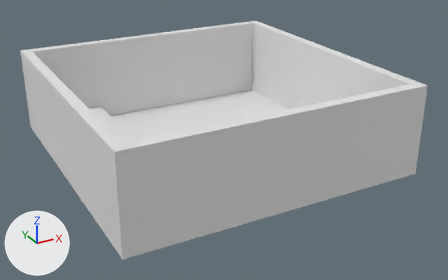
Renders of the Blender file 03-Scenes/sl-raum2.blend from each side of a commit.
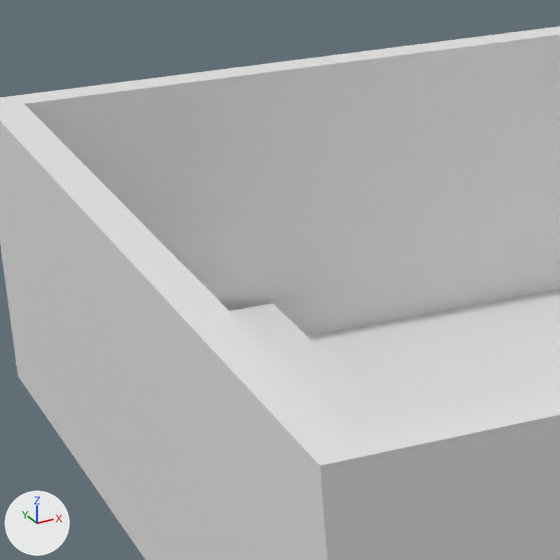
There are two pictures of each version: one whole from a camera (50 mm lens) standing at (-36.5, -71.2, 36.3) and looking at (1.2, -2.6, 2.1), one close up on the part from 6% to 40% of the width and 8% to 64% of the height. The lights are fixed; the arrows at lower left show +X, +Y and +Z.
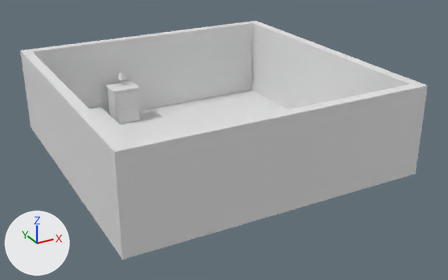
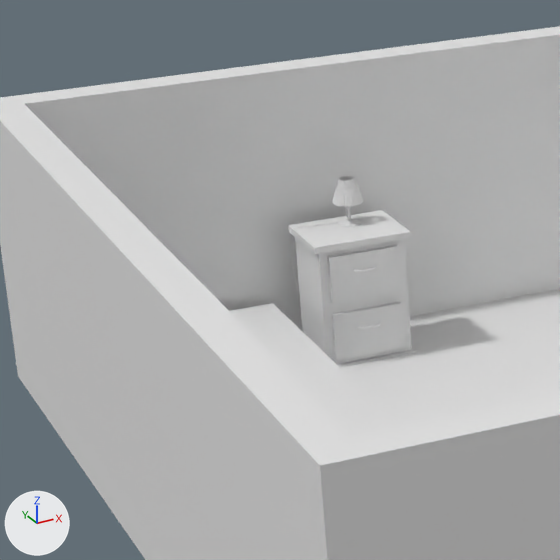
Changed parts and their boxes [x1, y1, x2, y2] in the close-ups (560 x 560 px):
'schraenkchen.001', added: after [288, 210, 418, 367]
'lampe.001', now drawn: after [289, 176, 363, 292]

Patch to the scene script:
```diff
--- a/03-Scenes/sl-raum2.blend.py
+++ b/03-Scenes/sl-raum2.blend.py
@@ me_cube_004 @@
+me_cube_004.from_pydata(...)  # 213 vertices, 187 faces; spans x -1.0..1.0, y -1.18..1.0, z -1.0..1.0
@@ me_circle @@
+me_circle.from_pydata(...)  # 320 vertices, 192 faces; spans x -0.83..0.83, y -0.83..0.83, z 0.0..2.54
@@ cu_beziercurve @@
+cu_beziercurve = bpy.data.curves.new('BezierCurve', 'CURVE')
+cu_beziercurve.dimensions = '3D'
+_sp = cu_beziercurve.splines.new('BEZIER'); _sp.bezier_points.add(2)
+_sp.bezier_points.foreach_set('co', [-0.462, -0.433, -1.551, -0.441, 0.0, -0.391, 1.0, 0.0762, -0.024])
+_sp.bezier_points.foreach_set('handle_left', [-0.482, -0.607, -2.136, -0.461, -0.173, -0.976, -0.3, 0.0613, -0.0281])
+_sp.bezier_points.foreach_set('handle_right', [-0.441, -0.259, -0.962, -0.42, 0.174, 0.198, 2.0, 0.0877, -0.0209])
+for _p, _l, _r in zip(_sp.bezier_points, ['ALIGNED', 'ALIGNED', 'ALIGNED'], ['ALIGNED', 'ALIGNED', 'ALIGNED']): _p.handle_left_type = _l; _p.handle_right_type = _r
+_sp.order_u = 0
+_sp.order_v = 0
+_sp.resolution_u = 30
+cu_beziercurve.use_path = True
+cu_beziercurve.use_path_clamp = True
+cu_beziercurve.bevel_resolution = 0
+cu_beziercurve.bevel_depth = 0.007
+cu_beziercurve.resolution_u = 30
+cu_beziercurve.fill_mode = 'FULL'
@@ col_schraenkchen @@
 col_schraenkchen = bpy.data.collections.new('schraenkchen')
+col_schraenkchen.objects.link(ob_cube_001)
@@ col_lampe @@
 col_lampe = bpy.data.collections.new('lampe')
+col_lampe.objects.link(ob_beziercurve)
+col_lampe.objects.link(ob_circle)
@@ ob_cube_001 @@
+ob_cube_001 = bpy.data.objects.new('Cube.001', me_cube_004)
+ob_cube_001.location = (-7.77, 17.44, 1.714)
+ob_cube_001.scale = (1.28, 1.0, -1.7)
@@ ob_beziercurve @@
+ob_beziercurve = bpy.data.objects.new('BezierCurve', cu_beziercurve)
+ob_beziercurve.location = (-8.654, 17.56, 3.455)
+ob_beziercurve.scale = (1.24, 1.24, 1.24)
@@ ob_circle @@
+ob_circle = bpy.data.objects.new('Circle', me_circle)
+ob_circle.location = (-7.156, 17.48, 3.418)
+ob_circle.scale = (0.596, 0.596, 0.596)
@@ ob_schraenkchen_001 @@
+ob_schraenkchen_001 = bpy.data.objects.new('schraenkchen.001', None)
+ob_schraenkchen_001.location = (6.66, -13.11, -0.19)
+ob_schraenkchen_001.scale = (1.67, 1.67, 1.67)
+ob_schraenkchen_001.show_instancer_for_render = False
+ob_schraenkchen_001.instance_type = 'COLLECTION'
+ob_schraenkchen_001.instance_collection = col_schraenkchen
```
